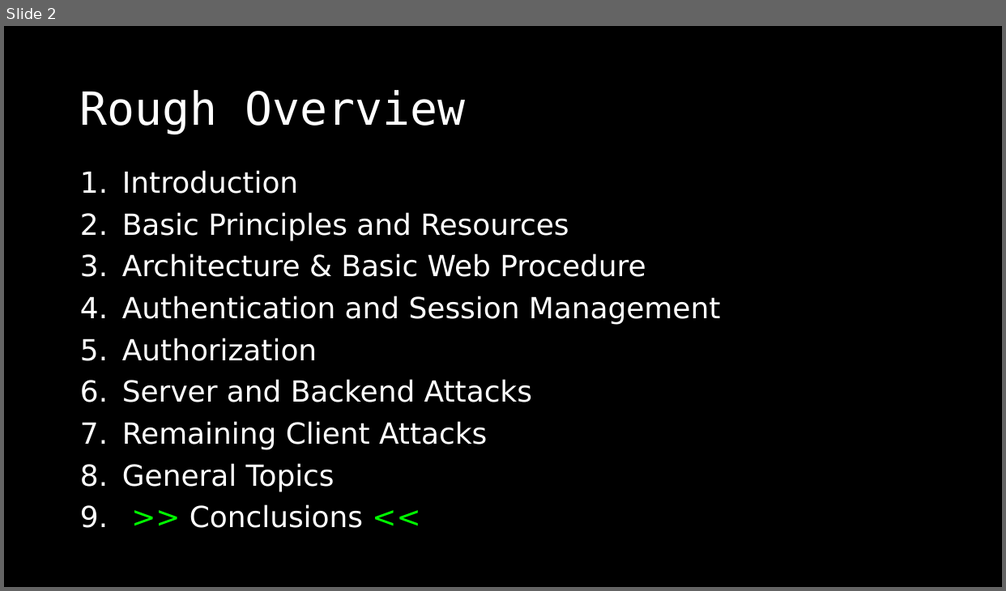
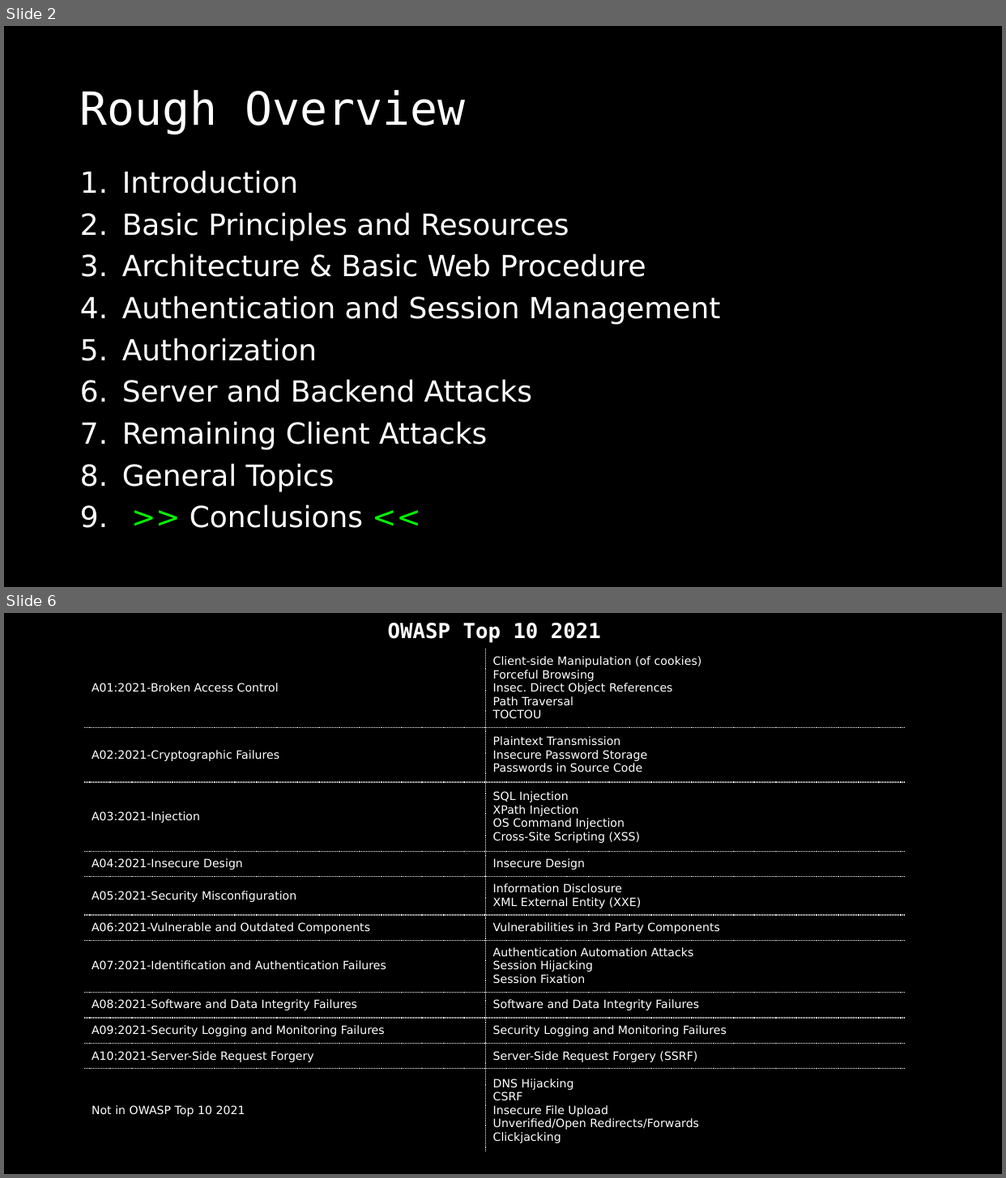
Before and after one commit to dschwarz91/websec-lecture, a slide deck: slides/9_Conclusions.pptx. Shown one above the other, each under a label of ours: slide 2 before the commit, slides 2 and 6 after it; the slides between them are not shown. The pictures are 1006x591 and 1006x1178 pixels, drawn with LibreOffice and Linux fonts; fonts in the diff are those of the drawing. Boxes give left, top, right and bottom in pixels: in the first picture for what was removed or moved away, otherwise in the second. Text is boxed around its words. In the diff, an @@ line names an element or a change of style, - is before the commit and + after.

Commit message:
Updated to Top 10 2021 - added secure design and replaced insec. deserialization with an integration chapter.

```diff
--- a/slides/9_Conclusions.pptx
+++ b/slides/9_Conclusions.pptx
@@ slide 6 added at <box>4,613,1002,1174</box>, background #000000 @@
@@ table added at <box>84,613,905,1158</box>, 12 rows, 2 columns @@
+OWASP Top 10 2021 | 
+A01:2021-Broken Access Control | Client-side Manipulation (of cookies) / Forceful Browsing / Insec. Direct Object References / Path Traversal / TOCTOU
+A02:2021-Cryptographic Failures | Plaintext Transmission / Insecure Password Storage / Passwords in Source Code
+A03:2021-Injection | SQL Injection / XPath Injection / OS Command Injection / Cross-Site Scripting (XSS)
+A04:2021-Insecure Design | Insecure Design
+A05:2021-Security Misconfiguration | Information Disclosure / XML External Entity (XXE)
+A06:2021-Vulnerable and Outdated Components | Vulnerabilities in 3rd Party Components
+A07:2021-Identification and Authentication Failures | Authentication Automation Attacks / Session Hijacking / Session Fixation
+A08:2021-Software and Data Integrity Failures | Software and Data Integrity Failures
+A09:2021-Security Logging and Monitoring Failures | Security Logging and Monitoring Failures
+A10:2021-Server-Side Request Forgery | Server-Side Request Forgery (SSRF)
+Not in OWASP Top 10 2021 | DNS Hijacking / CSRF / Insecure File Upload / Unverified/Open Redirects/Forwards / Clickjacking
```
Also in this commit, not shown: 7 slides changed, 3 other files.
